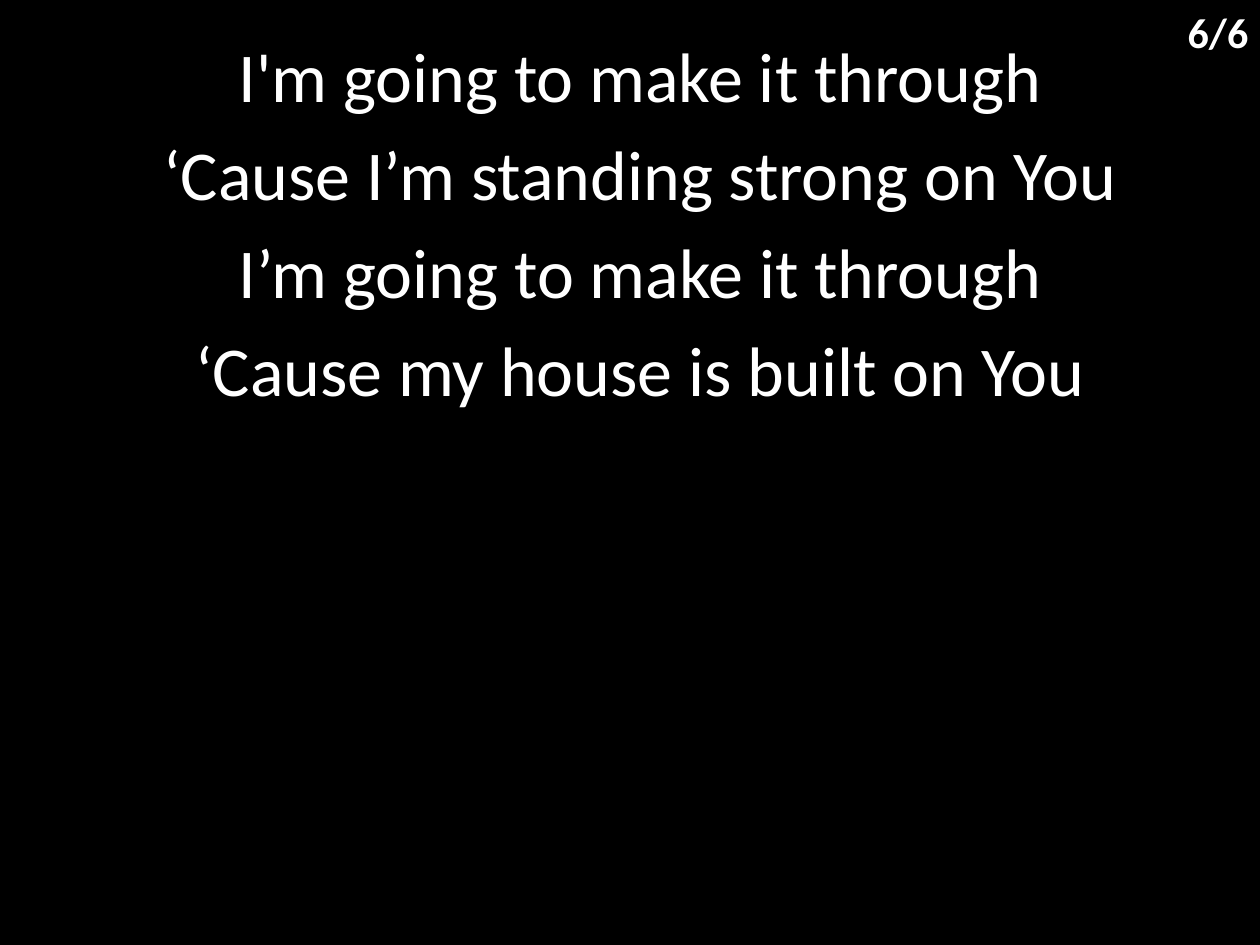
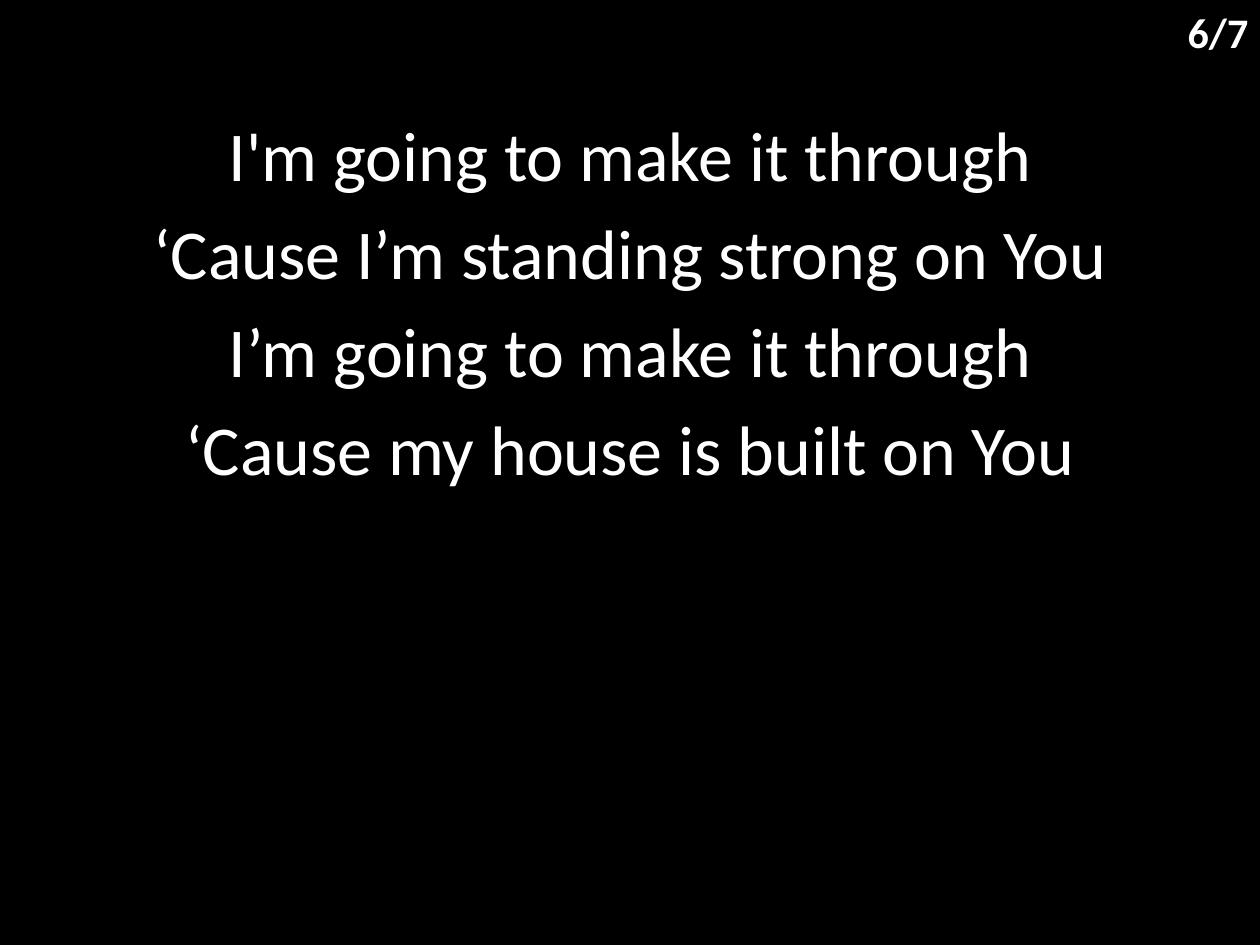
Before and after one commit to hoo-are-ya/worship, a slide deck: slide 7 of docs/songs/firm foundation - he wont.pptx. Drawn at 1260x945 pixels with LibreOffice and Linux fonts; fonts in the diff are those of the drawing. Boxes give left, top, right and bottom in pixels: in the first picture for what was removed or moved away, otherwise in the second. Text is boxed around its words. In the diff, an @@ line names an element or a change of style, - is before the commit and + after.

```diff
--- a/docs/songs/firm foundation - he wont.pptx
+++ b/docs/songs/firm foundation - he wont.pptx
@@ text at (x1=1188, y1=18, x2=1249, y2=50): text changed @@
-6/6
+6/7
@@ subtitle "I'm going to make it ..." moved from (x1=163, y1=53, x2=1116, y2=408) to (x1=153, y1=132, x2=1106, y2=487) @@
```
Also in this commit, not shown: 5 other slides changed, 1 slide added, 12 other files.
